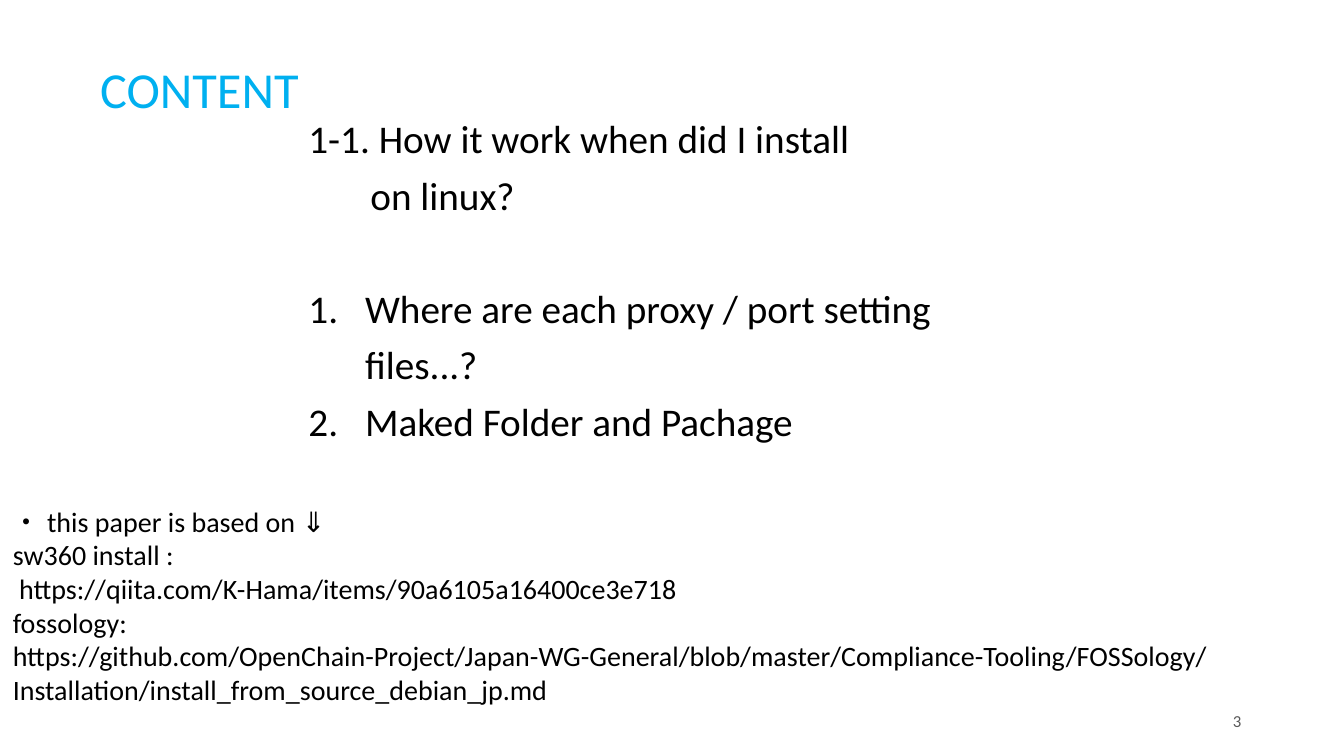
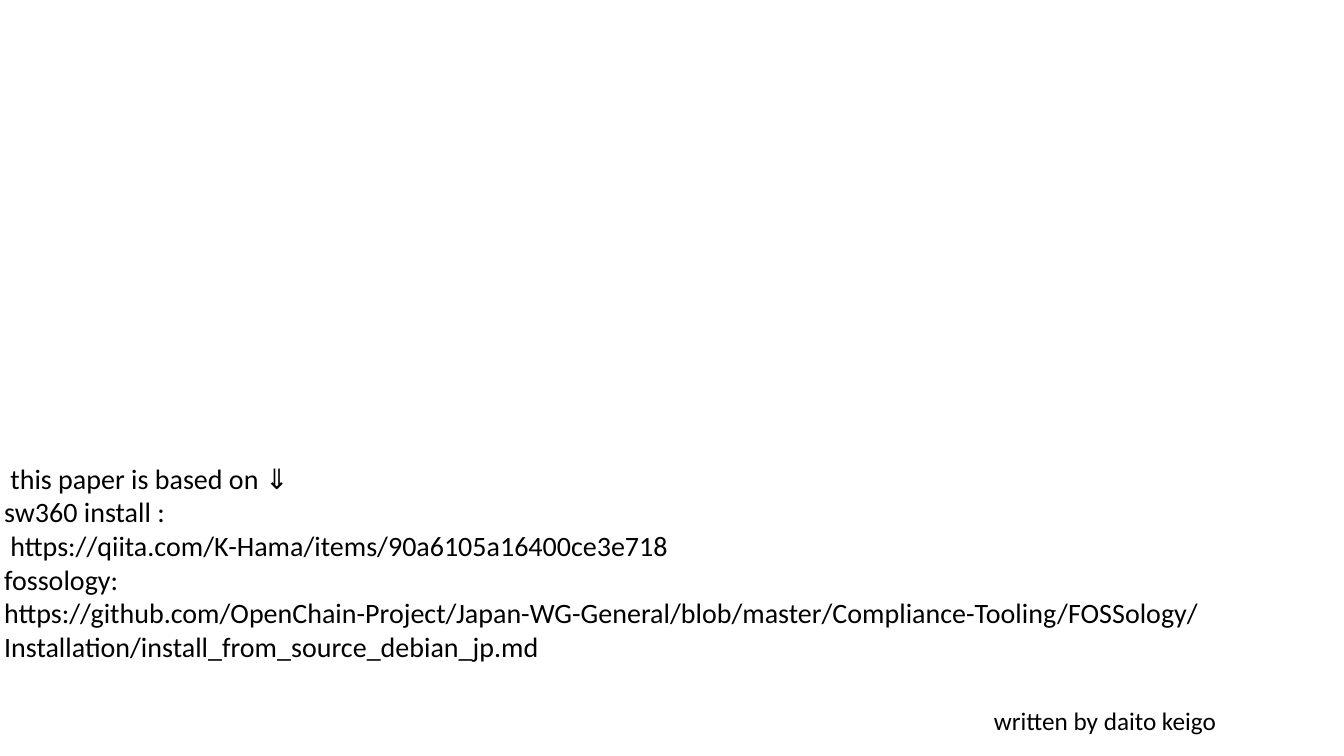
Before and after one commit to daito2223653/document, a slide deck: slide 3 of sub.pptx. Drawn at 1344x756 pixels with LibreOffice and Linux fonts; fonts in the diff are those of the drawing. Boxes give left, top, right and bottom in pixels: in the first picture for what was removed or moved away, otherwise in the second. Text is boxed around its words. In the diff, an @@ line names an element or a change of style, - is before the commit and + after.

```diff
--- a/sub.pptx
+++ b/sub.pptx
@@ text removed at (100, 75, 298, 109) @@
-CONTENT
@@ text removed at (308, 125, 931, 443) @@
-1-1. How it work when did I install
-on linux?
-1. Where are each proxy / port setting files...?
-2. Maked Folder and Pachage
@@ text "this paper is based on ...": place and size @@
-text "this paper is based on ..." at (13, 512, 1207, 705)
+text "this paper is based on ..." at (4, 469, 1198, 662)
@@ text at (10, 469, 259, 494): text changed @@
-・ this paper is based on ⇓
+this paper is based on ⇓
@@ text added at (994, 712, 1216, 735), 18 pt, text #000000 @@
+written by daito keigo
@@ page number removed at (1233, 716, 1241, 727) @@
-3
```
Also in this commit, not shown: 8 other slides changed, 2 slides added, 2 slides removed.
